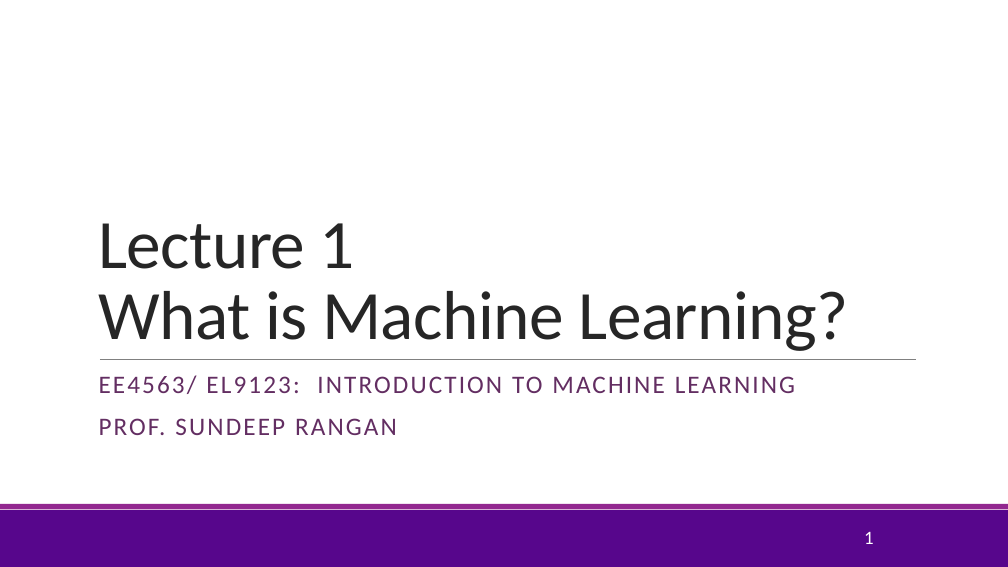
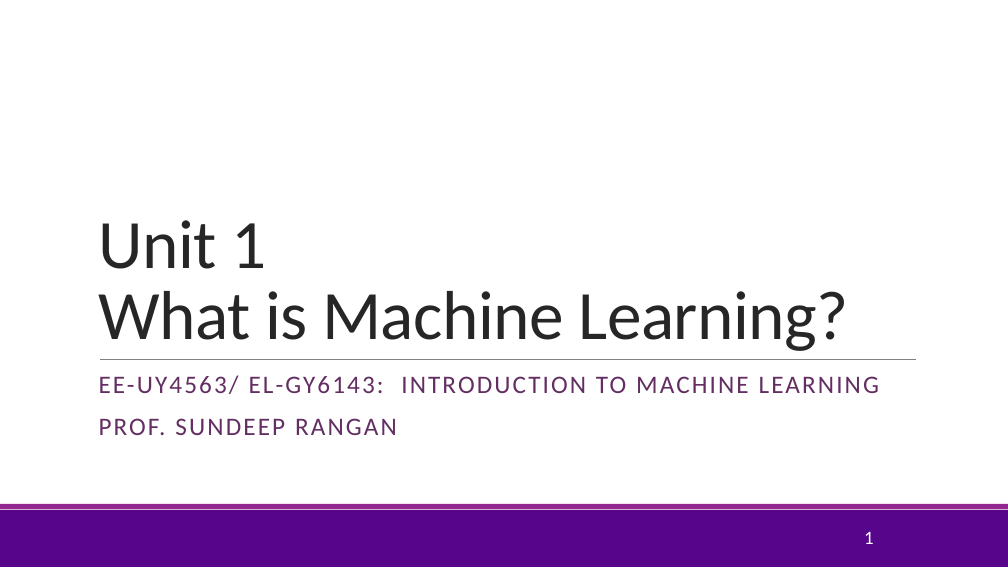
Before and after one commit to sdrangan/introml, a slide deck: slide 1 of lectures/Lect01_IntroML.pptx. Drawn at 1008x567 pixels with LibreOffice and Linux fonts; fonts in the diff are those of the drawing; background and template pictures are left out. Boxes give left, top, right and bottom in pixels: in the first picture for what was removed or moved away, otherwise in the second. Text is boxed around its words. In the diff, an @@ line names an element or a change of style, - is before the commit and + after.

```diff
--- a/lectures/Lect01_IntroML.pptx
+++ b/lectures/Lect01_IntroML.pptx
@@ title at [98, 220, 849, 351]: text changed @@
-Lecture 1
-What is Machine Learning?
+Unit 1
+What is Machine Learning?
@@ subtitle at [99, 375, 879, 394]: text changed @@
-EE4563/ EL9123: INTRODUCTION TO MACHINE LEARNING
+EE-UY4563/ EL-GY6143: INTRODUCTION TO MACHINE LEARNING
```
Also in this commit, not shown: 2 other slides changed, 5 other files.
